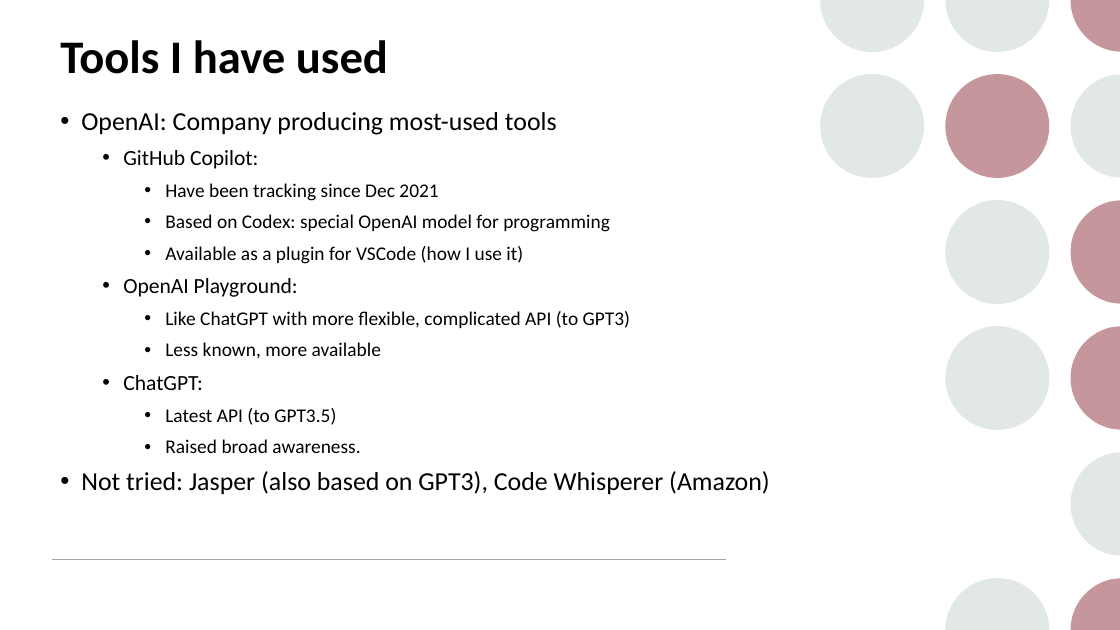
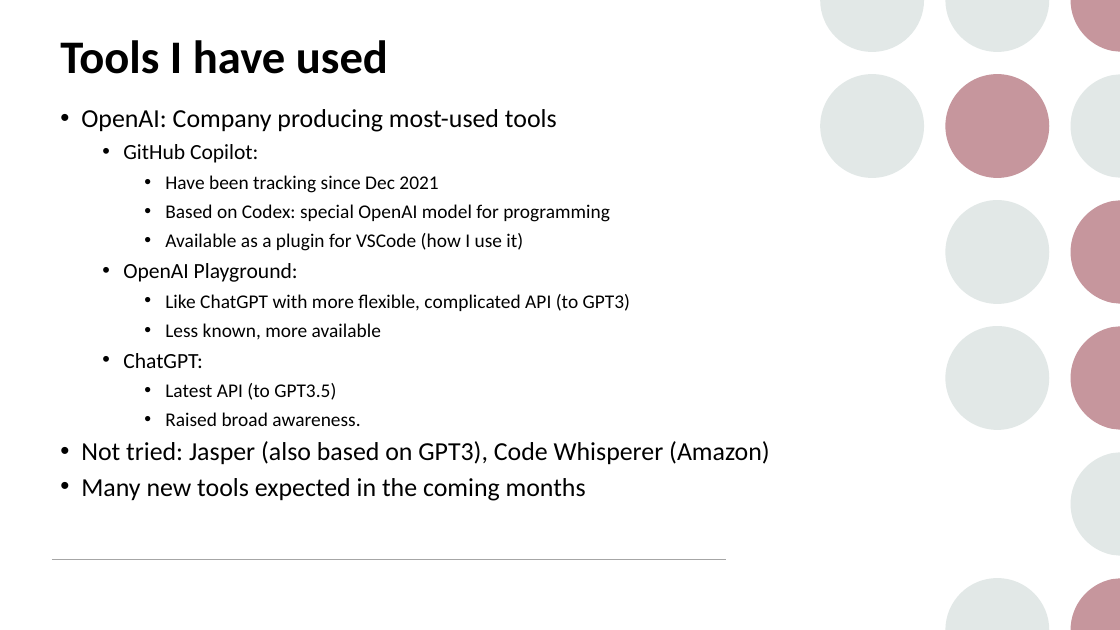
Before and after one commit to maherou/Teaching, a slide deck: slide 3 of files/CS373/GenerativeAITools/GenerativeAITools.pptx. Drawn at 1120x630 pixels with LibreOffice and Linux fonts; fonts in the diff are those of the drawing. Boxes give left, top, right and bottom in pixels: in the first picture for what was removed or moved away, otherwise in the second. Text is boxed around its words. In the diff, an @@ line names an element or a change of style, - is before the commit and + after.

```diff
--- a/files/CS373/GenerativeAITools/GenerativeAITools.pptx
+++ b/files/CS373/GenerativeAITools/GenerativeAITools.pptx
@@ text at (81, 109, 770, 465): line spacing 0.9 to 0.8 @@
@@ text at (81, 478, 586, 501): paragraph added @@
+• Many new tools expected in the coming months
```
Also in this commit, not shown: 2 other slides changed, 1 other file.
